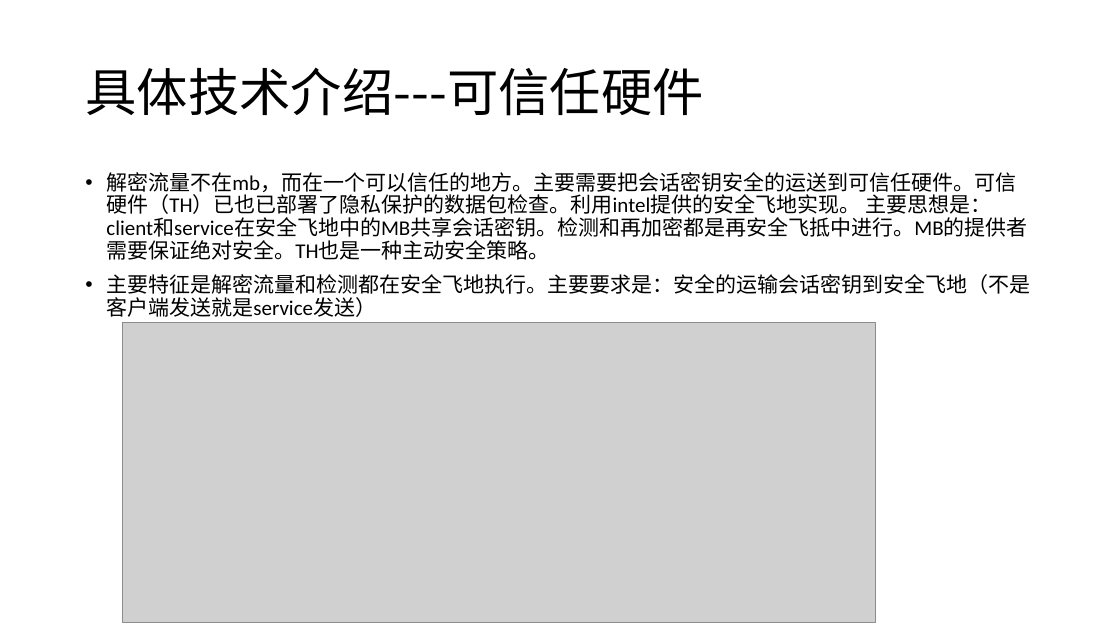
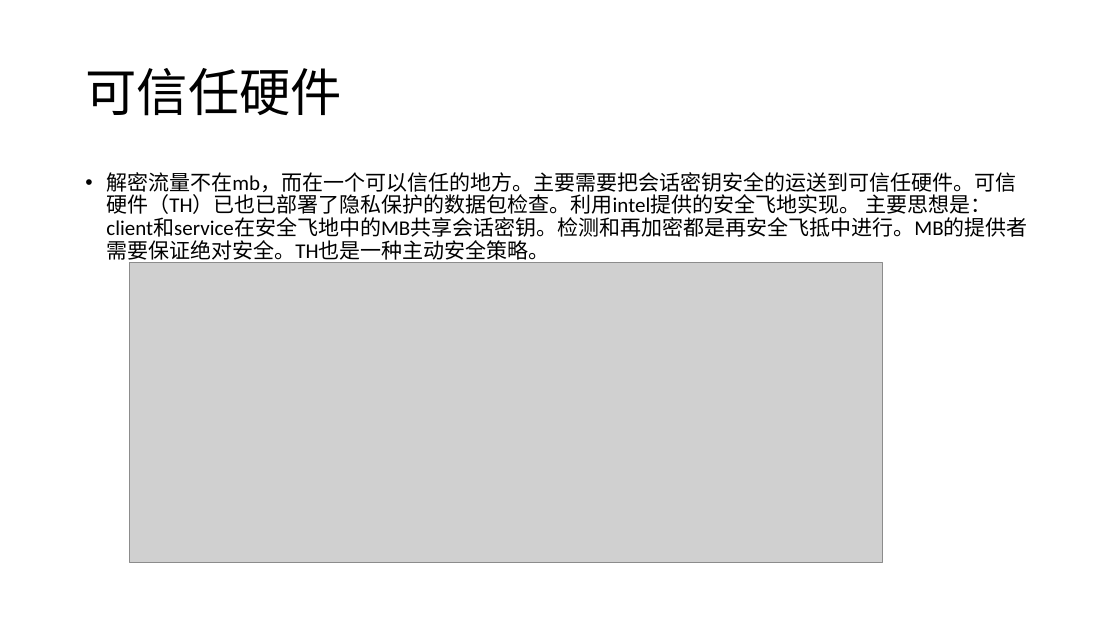
Before and after one commit to mikami-yua/security_papers, a slide deck: slide 31 of 深度包检测.pptx (slide 42 before the commit). Drawn at 1120x630 pixels with LibreOffice and Linux fonts; fonts in the diff are those of the drawing; grey boxes stand for pictures. Boxes give left, top, right and bottom in pixels: in the first picture for what was removed or moved away, otherwise in the second. Text is boxed around its words. In the diff, an @@ line names an element or a change of style, - is before the commit and + after.

```diff
--- a/深度包检测.pptx
+++ b/深度包检测.pptx
@@ title at [85, 68, 342, 116]: text changed @@
-具体技术介绍---可信任硬件
+可信任硬件
@@ picture: place and size @@
-picture at [123, 323, 876, 623]
+picture at [129, 262, 883, 562]
@@ text at [106, 274, 1030, 317]: paragraph removed @@
-• 主要特征是解密流量和检测都在安全飞地执行。主要要求是：安全的运输会话密钥到安全飞地（不是客户端发送就是service发送）
```
Also in this commit, not shown: 32 other slides changed, 9 slides added, 8 slides removed, 19 other files.
